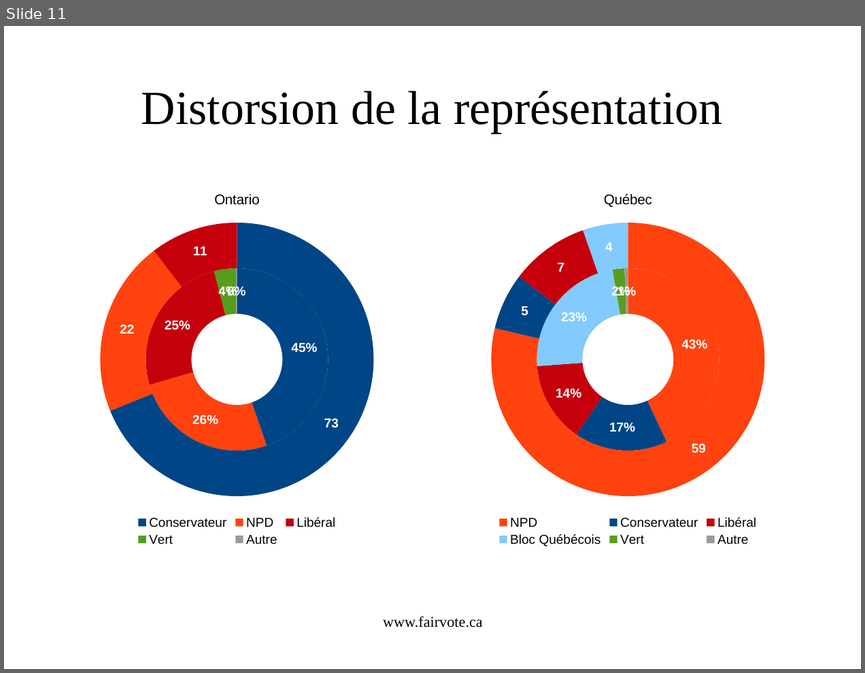
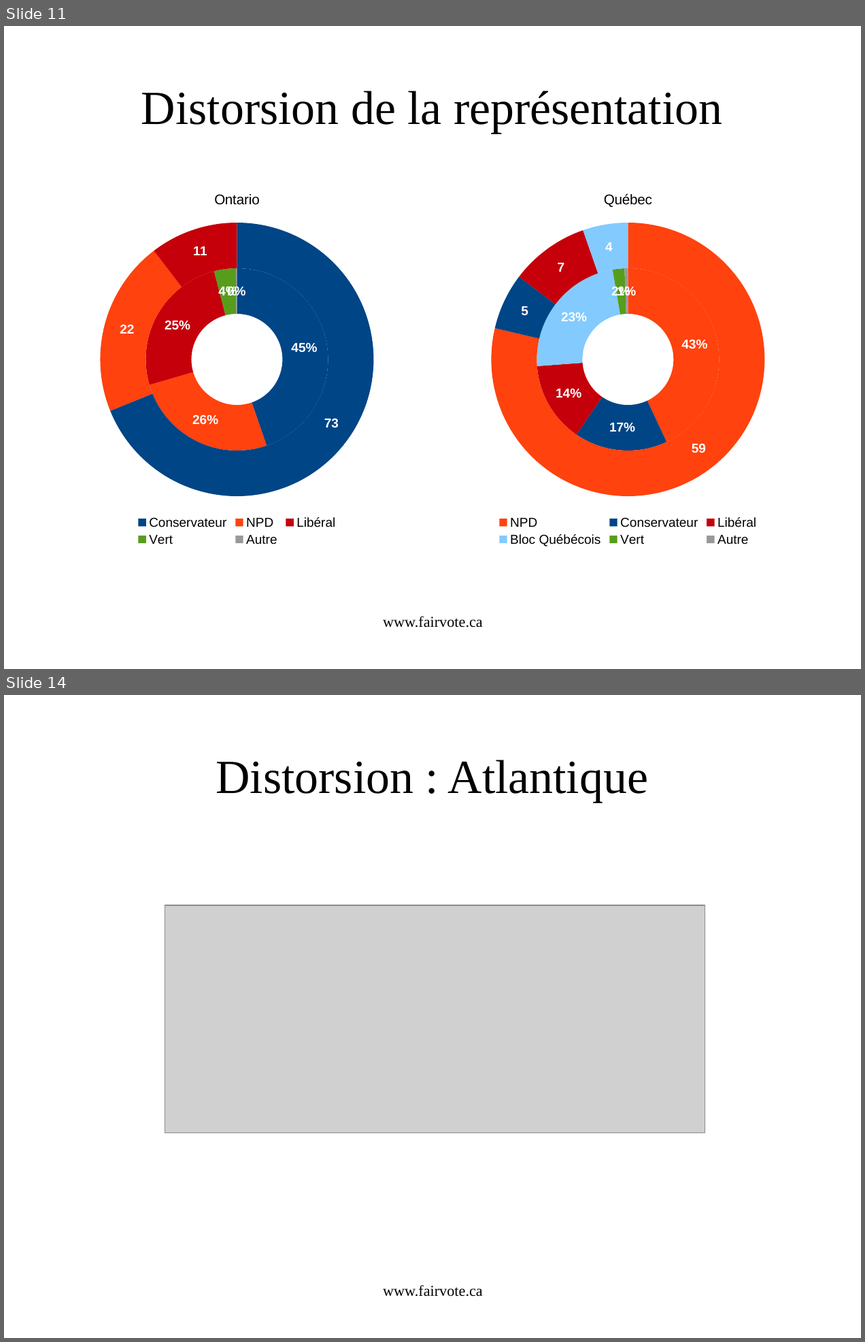
Before and after one commit to cyclingzealot/fvc_presentation, a slide deck: systèmesÉlectoraux.odp. Shown one above the other, each under a label of ours: slide 11 before the commit, slides 11 and 14 after it; the slides between them are not shown. The pictures are 865x673 and 865x1342 pixels, drawn with LibreOffice and Linux fonts; fonts in the diff are those of the drawing; grey boxes stand for pictures. Boxes give left, top, right and bottom in pixels: in the first picture for what was removed or moved away, otherwise in the second. Text is boxed around its words. In the diff, an @@ line names an element or a change of style, - is before the commit and + after.

```diff
--- a/systèmesÉlectoraux.odp
+++ b/systèmesÉlectoraux.odp
@@ slide 14 added at [4, 695, 861, 1338], background #FFFFFF @@
@@ title added at [215, 760, 648, 802], 44 pt, text #000000 @@
+Distorsion : Atlantique
@@ picture added at [165, 905, 705, 1133] @@
@@ text added at [383, 1285, 483, 1296], 14 pt, text #000000 @@
+www.fairvote.ca
```
Also in this commit, not shown: 2 slides changed, 7 other slides added, 2 other files.
